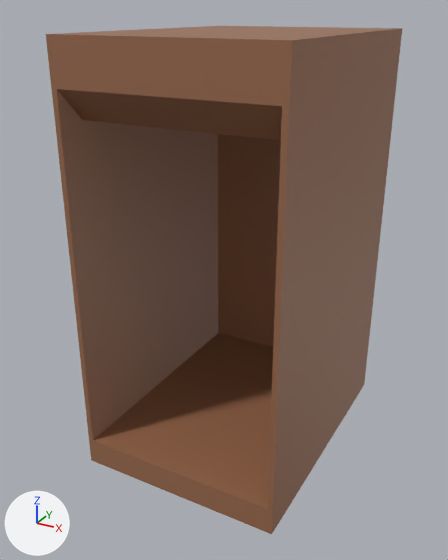
What one commit did to the Blender file blendfiles/paternoster.blend.
Both versions are drawn from a 50 mm lens placed at (1.94, -3.81, 3.14), pointed at (-0.08, -0.14, 1.3). The lights are fixed; the arrows at lower left show +X, +Y and +Z.

The first picture shows 'Paternoster'.
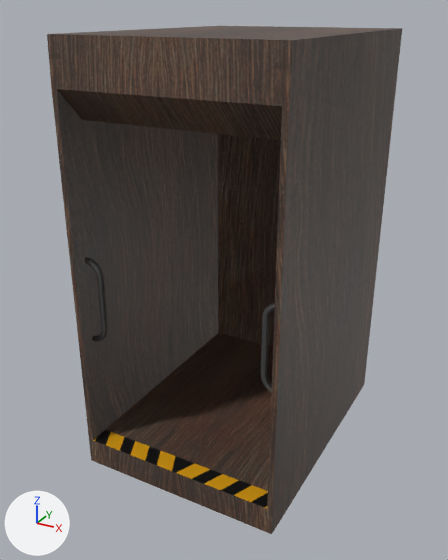
Changed parts and their boxes (x1, y1, x2, y2) in the pictures (448 x 560 px):
'Paternoster', surface changed: (46, 26, 402, 534) in both
'Cylinder', added: after (85, 257, 275, 393)

Patch to the scene script:
```diff
--- a/blendfiles/paternoster.blend.py
+++ b/blendfiles/paternoster.blend.py
@@ img_paternoster_png @@
+img_paternoster_png = load_image('paternoster.png', 'paternoster.png', 512, 512, 'sRGB')
@@ mat_material_001 @@
 mat_material_001 = principled_material('Material.001')
-mat_material_001.base_color = (0.32, 0.145, 0.0755)  # brown #996a4e
+mat_material_001.texture = img_paternoster_png
@@ mat_metal @@
+mat_metal = principled_material('Metal')
+mat_metal.base_color = (0.165, 0.165, 0.165)  # grey #717171
+mat_metal.metallic = 0.895
+mat_metal.roughness = 0.321
@@ me_cylinder @@
+me_cylinder.from_pydata(...)  # 112 vertices, 106 faces; spans x 2.7..3.31, y -0.095..0.095, z 0.0..1.457
+me_cylinder.materials.append(mat_metal)  # grey #717171
@@ ob_cylinder @@
+ob_cylinder = bpy.data.objects.new('Cylinder', me_cylinder)
+ob_cylinder.location = (0.0, -0.883, 1.3)
+ob_cylinder.scale = (0.217, 0.217, 0.217)
+_m = ob_cylinder.modifiers.new('Mirror', 'MIRROR')
+_m.use_axis = (True, False, True)
+_m.use_clip = True
```
